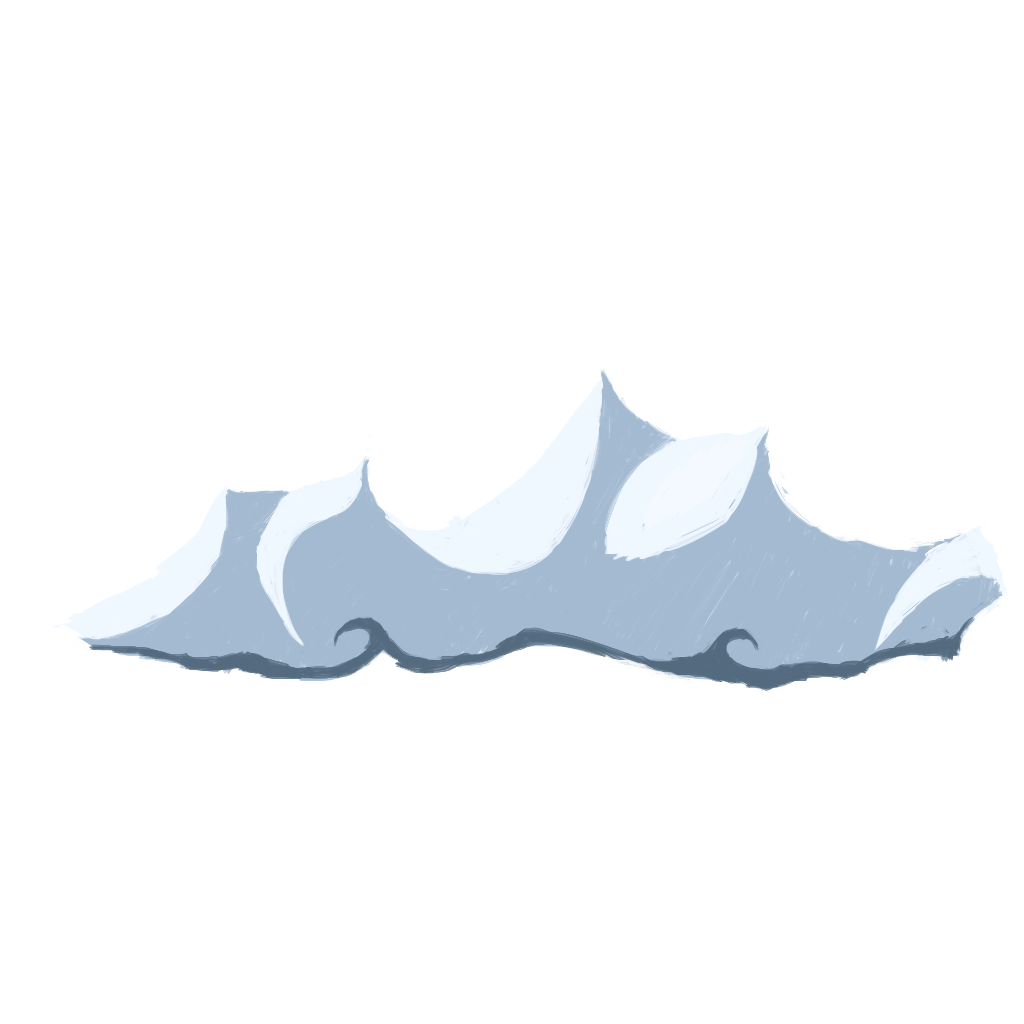
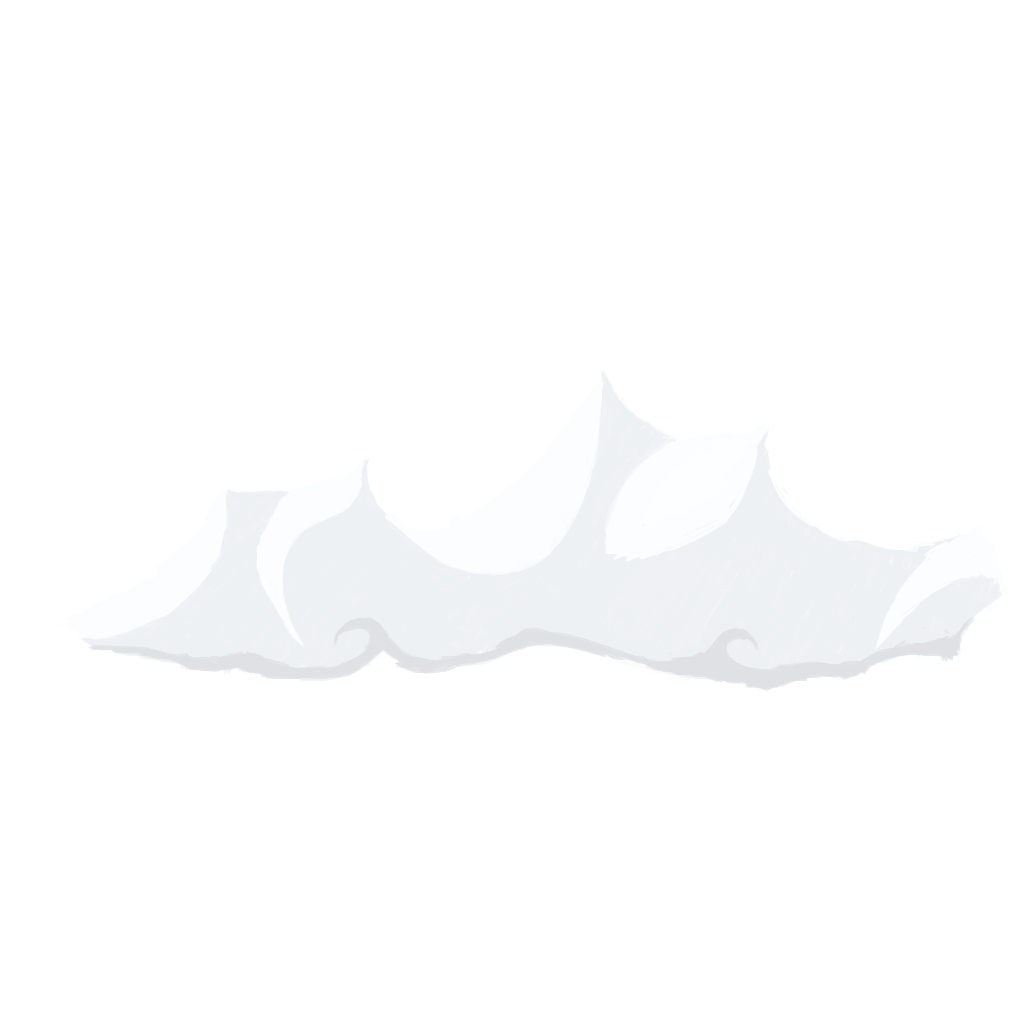
Layers edited between the first and the second w=1024, h=1024 image:
renamed "Paint Layer 6" to "Copy of Paint Layer 4", moved it above "Paint Layer 3", painted on it over [53, 368, 1008, 691]
hid "Paint Layer 7", painted on it over [64, 512, 1008, 691]
hid "Paint Layer 5", painted on it over [53, 368, 1008, 691]
hid "Paint Layer 4", painted on it over [53, 368, 1008, 691]